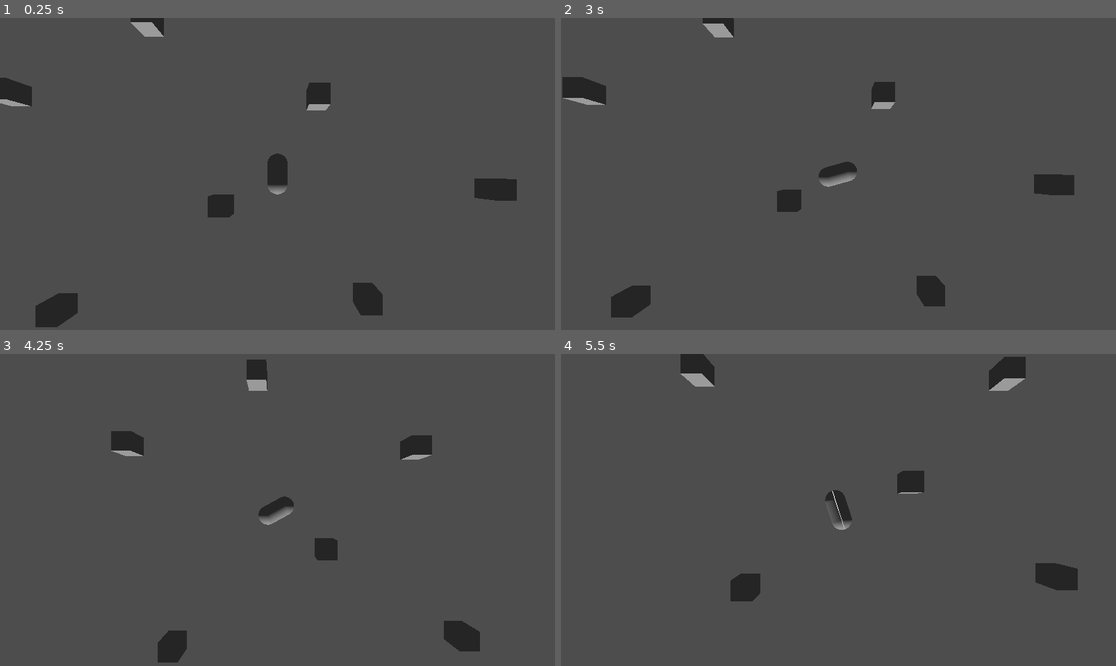
Above: before the commit, frames 1-4 (two rows, left to right).
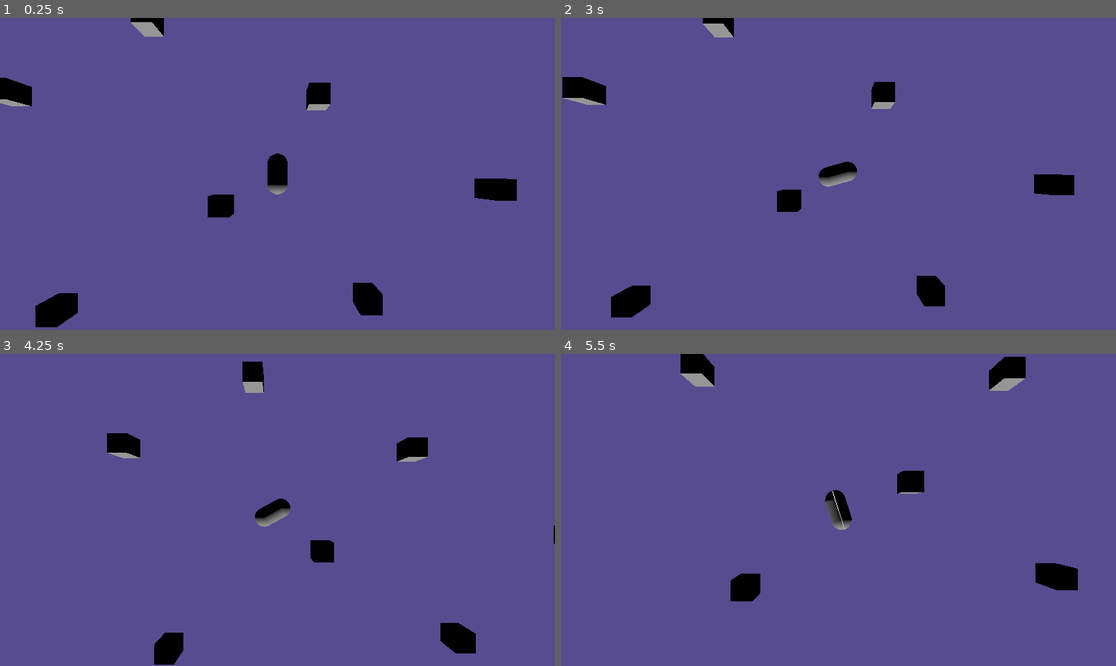
Above: after the commit, the same moments.

Repository: Herodegon/cargamedemo
Game: Godot game, scene res://scenes/game.tscn
Same seed, same stepped clock (60 frames per second), same inputs: the game is played once before the commit and once after it.
Inputs:
- Up to frame 1 (0.25 s): no input
- Up to frame 2 (3 s): tap Enter at 0.5 s; hold D (turn_right) 0.53-1.28 s; hold F 0.53-1.28 s; tap Space at 1.25 s; hold S (brake) 1.28-2.03 s; tap P at 1.35, 2.85 s; hold D (turn_right) 2.03-2.78 s; hold F 2.03-2.78 s; hold W (accelerate) from 2.78 s (still down)
- Up to frame 3 (4.25 s): release W (accelerate) at 3.53 s; hold A (turn_left) from 3.53 s (still down); hold F from 3.53 s (still down)
- Up to frame 4 (5.5 s): release F at 4.28 s; tap P at 4.35 s; release A (turn_left) at 5.03 s; hold S (brake) from 5.03 s (still down); hold F from 5.03 s (still down)

The runs differ from the first frame. In frame 1, 100% of the frame differs, in the area x 0-100%, y 0-100%; in frame 2, 99%; in frame 3, 100%; in frame 4, 99%.

Commit message:
Added camera lag for visual feedback on velocity

Diff:
--- a/scenes/game.tscn
+++ b/scenes/game.tscn
@@ -1,21 +1,28 @@
 [gd_scene load_steps=6 format=3 uid="uid://b1ay0ep3pxx8l"]
 
-[ext_resource type="Script" uid="uid://ce2cjvsigsh58" path="res://scenes/game.gd" id="1_lnu2h"]
+[ext_resource type="Script" uid="uid://ce2cjvsigsh58" path="res://scripts/game.gd" id="1_lnu2h"]
 [ext_resource type="PackedScene" uid="uid://lnlrcyj7p2oo" path="res://scenes/obj_cube.tscn" id="1_yqjtg"]
 
 [sub_resource type="Environment" id="Environment_yqjtg"]
+background_mode = 1
+background_color = Color(0.345098, 0.298039, 0.564706, 1)
+ambient_light_source = 1
 
-[sub_resource type="CameraAttributesPhysical" id="CameraAttributesPhysical_lnu2h"]
+[sub_resource type="CameraAttributesPractical" id="CameraAttributesPractical_yqjtg"]
 
-[sub_resource type="Compositor" id="Compositor_lbhrr"]
+[sub_resource type="Compositor" id="Compositor_yqjtg"]
 
 [node name="Game" type="Node3D"]
 script = ExtResource("1_lnu2h")
 
 [node name="WorldEnvironment" type="WorldEnvironment" parent="."]
 environment = SubResource("Environment_yqjtg")
-camera_attributes = SubResource("CameraAttributesPhysical_lnu2h")
-compositor = SubResource("Compositor_lbhrr")
+camera_attributes = SubResource("CameraAttributesPractical_yqjtg")
+compositor = SubResource("Compositor_yqjtg")
+
+[node name="DirectionalLight3D" type="DirectionalLight3D" parent="."]
+transform = Transform3D(1, 0, 0, 0, 1, 0, 0, 0, 1, -15, 30, 15)
+sky_mode = 1
 
 [node name="ObjCube" parent="." instance=ExtResource("1_yqjtg")]
 transform = Transform3D(1, 0, 0, 0, 1, 0, 0, 0, 1, 1.98462, 0, -3.7778)
@@ -58,6 +65,3 @@
 
 [node name="ObjCube14" parent="." instance=ExtResource("1_yqjtg")]
 transform = Transform3D(1, 0, 0, 0, 1, 0, 0, 0, 1, 28.1375, 0, -11.1337)
-
-[node name="DirectionalLight3D" type="DirectionalLight3D" parent="."]
-transform = Transform3D(1, 0, 0, 0, 1, 0, 0, 0, 1, -15, 30, 15)
--- a/scripts/debug_draw_tool.gd
+++ b/scripts/debug_draw_tool.gd
@@ -30,7 +30,7 @@
     circle_instance.cast_shadow = GeometryInstance3D.SHADOW_CASTING_SETTING_OFF
 
     circle_mesh.surface_begin(Mesh.PRIMITIVE_LINES, material)
-    for i in range(0, 360, 1):
+    for i in range(0, 360, 10):
         var angle := deg_to_rad(i)
         var x := radius * cos(angle)
         var z := radius * sin(angle)
--- a/scenes/game.gd
+++ b/scripts/game.gd
@@ -22,6 +22,8 @@
 func _ready() -> void:
     # Initialize game scene
     var player = objects["ObjPlayer"].instantiate()
+    player.position = Vector3.ZERO
+    player.rotation = Vector3.FORWARD
     add_child(player)
 
 func _process(delta: float) -> void:
--- a/scripts/obj_player.gd
+++ b/scripts/obj_player.gd
@@ -159,12 +159,6 @@
 
 	return net_friction
 
-## Sets position and rotation when player is initialized
-func _init(pos: Vector3 = Vector3(0.0,0.0,0.0), rot: Vector3 = Vector3.FORWARD) -> void:
-	# Initialize car position and rotation
-	position = pos
-	rotation = rot
-
 func _ready() -> void:
 	var top_speed := calc_top_speed(velocity)
 	print("Top Speed: ", top_speed)
@@ -244,7 +238,10 @@
 			elif (input_dir.z > 0.0 && curr_velocity < state_min):
 				velocity = velocity.normalized() * abs(state_min)
 
-		move_camera(camera_offset + global_position + Vector3(0.0, (velocity.length()/max_speed) * 5.0, 0.0))
+		##! FEATURE: Add lag to camera movement, making the car appear faster than it is
+		var camera_lag = net_friction_force.normalized() * (velocity.length()/max_speed) * 1.5
+		var camera_zoom = (velocity.length()/max_speed) * 5.0
+		move_camera(camera_offset + global_position + camera_lag + Vector3(0.0, camera_zoom, 0.0))
 
 		move_and_slide()
 		if (velocity.length() > 0.0):
--- a/scripts/shader_test.gdshader
+++ b/scripts/shader_test.gdshader
@@ -6,6 +6,7 @@
 
 void fragment() {
 	// Called for every pixel the material is visible on.
+	COLOR = vec4(1.0, 0.0, 1.0, 1.0);
 }
 
 //void light() {
Renamed: scenes/game.gd.uid -> scripts/game.gd.uid
